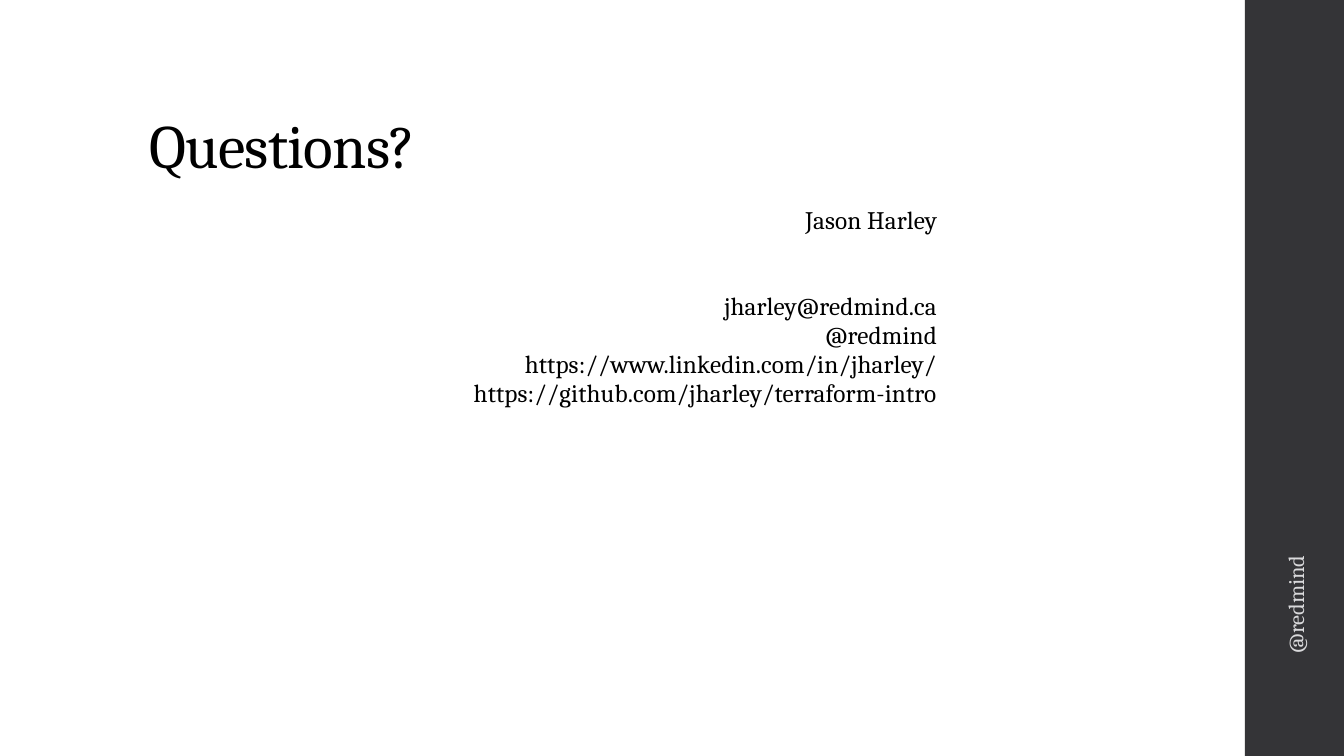
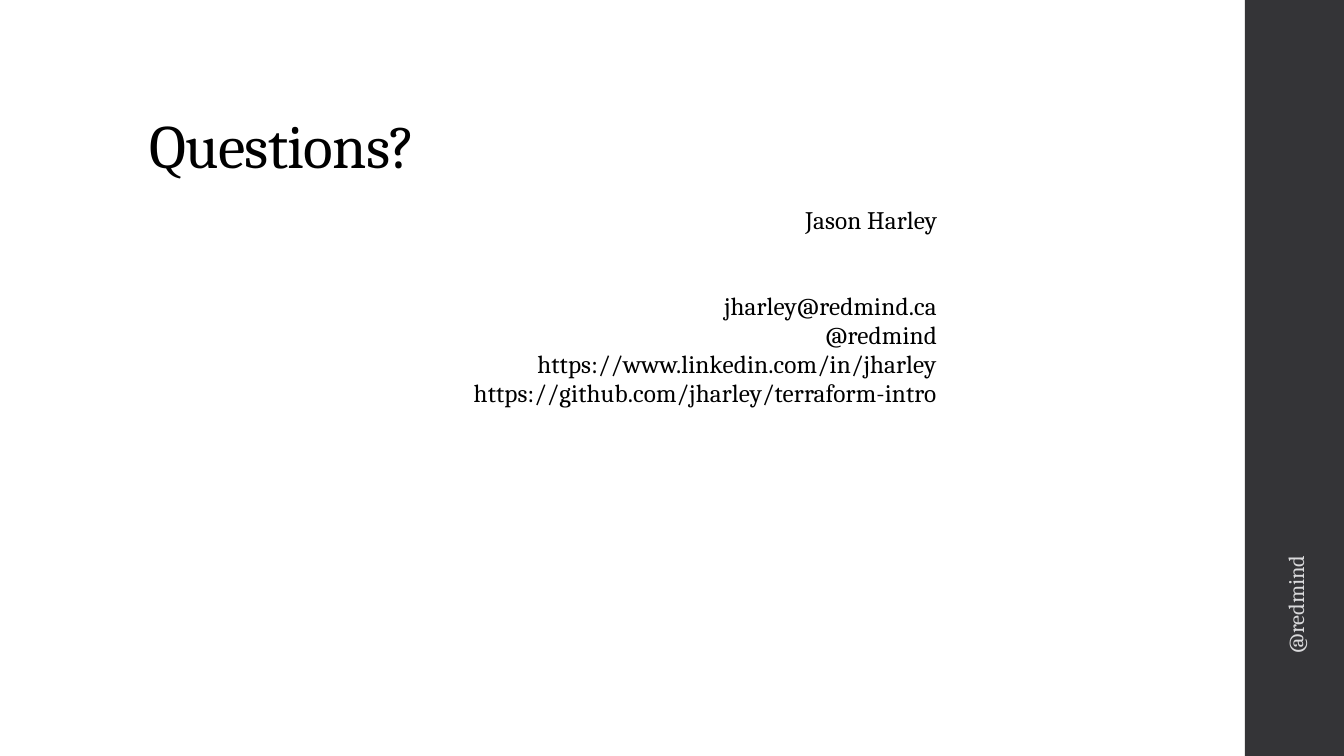
Before and after one commit to jharley/terraform-intro, a slide deck: slide 19 of slides/Intro to Terraform.pptx. Drawn at 1344x756 pixels with LibreOffice and Linux fonts; fonts in the diff are those of the drawing. Boxes give left, top, right and bottom in pixels: in the first picture for what was removed or moved away, otherwise in the second. Text is boxed around its words. In the diff, an @@ line names an element or a change of style, - is before the commit and + after.

```diff
--- a/slides/Intro to Terraform.pptx
+++ b/slides/Intro to Terraform.pptx
@@ text at box(474, 211, 937, 408): text changed @@
-Jason Harley
-jharley@redmind.ca
-@redmind
-https://www.linkedin.com/in/jharley/
-https://github.com/jharley/terraform-intro
+Jason Harley
+jharley@redmind.ca
+@redmind
+https://www.linkedin.com/in/jharley
+https://github.com/jharley/terraform-intro
```
Also in this commit, not shown: 1 other slide changed, 1 other file.
